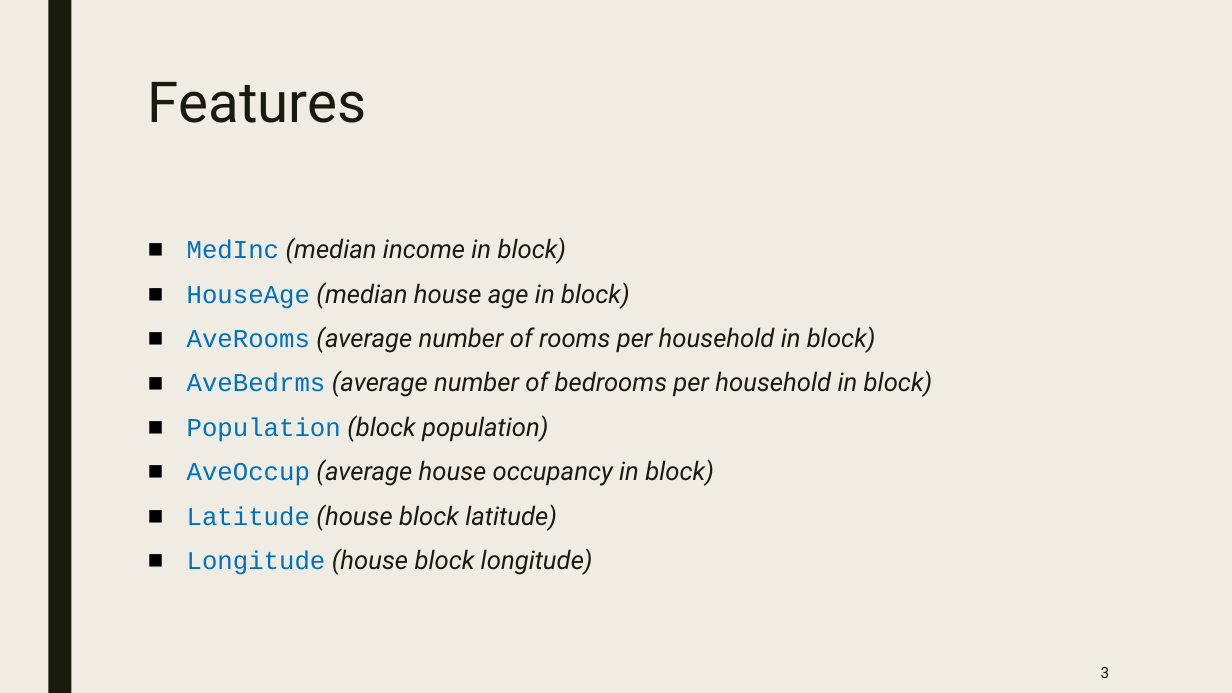
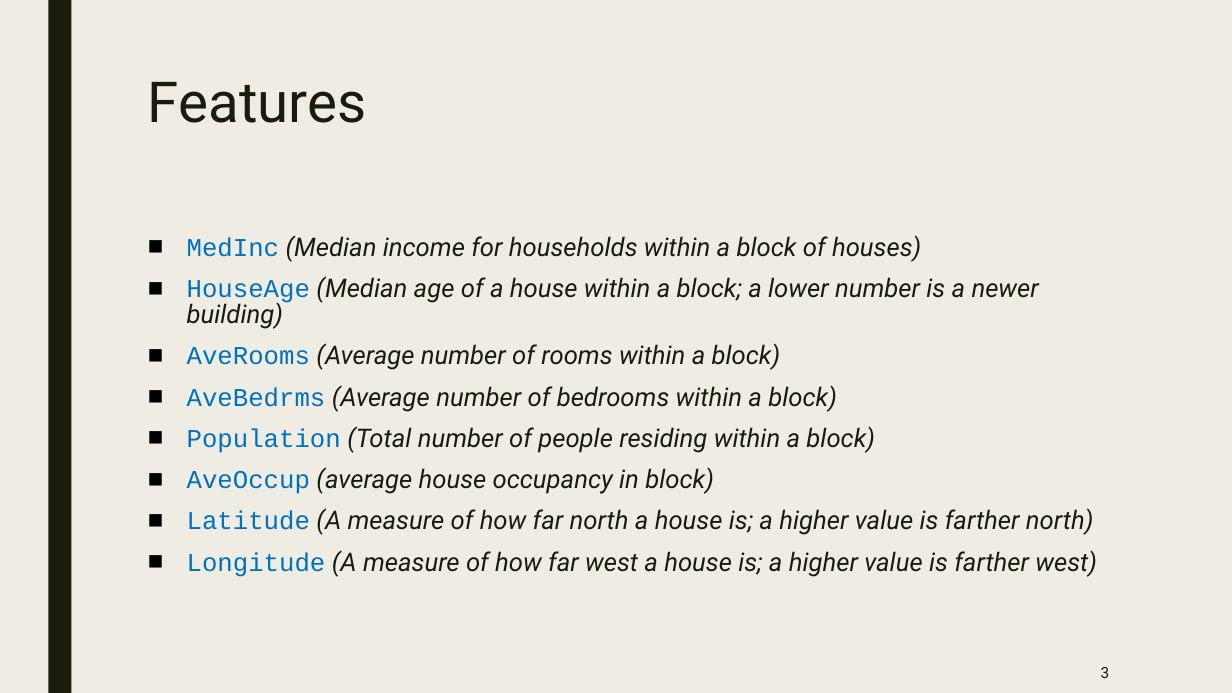
Before and after one commit to bandipara/ml_househunters, a slide deck: slide 3 of ML House Hunters.pptx. Drawn at 1232x693 pixels with LibreOffice and Linux fonts; fonts in the diff are those of the drawing. Boxes give left, top, right and bottom in pixels: in the first picture for what was removed or moved away, otherwise in the second. Text is boxed around its words. In the diff, an @@ line names an element or a change of style, - is before the commit and + after.

```diff
--- a/ML House Hunters.pptx
+++ b/ML House Hunters.pptx
@@ text at [187, 235, 1039, 453]: text changed @@
-■ MedInc (median income in block)
-■ HouseAge (median house age in block)
-■ AveRooms (average number of rooms per household in block)
-■ AveBedrms (average number of bedrooms per household in block)
-■ Population (block population)
+■ MedInc (Median income for households within a block of houses)
+■ HouseAge (Median age of a house within a block; a lower number is a newer building)
+■ AveRooms (Average number of rooms within a block)
+■ AveBedrms (Average number of bedrooms within a block)
+■ Population (Total number of people residing within a block)
@@ text at [187, 467, 714, 494]: line spacing 0.94 to 0.84 @@
@@ text at [187, 508, 1097, 577]: text changed @@
-■ Latitude (house block latitude)
-■ Longitude (house block longitude)
+■ Latitude (A measure of how far north a house is; a higher value is farther north)
+■ Longitude (A measure of how far west a house is; a higher value is farther west)
```
Also in this commit, not shown: 2 other slides changed.
